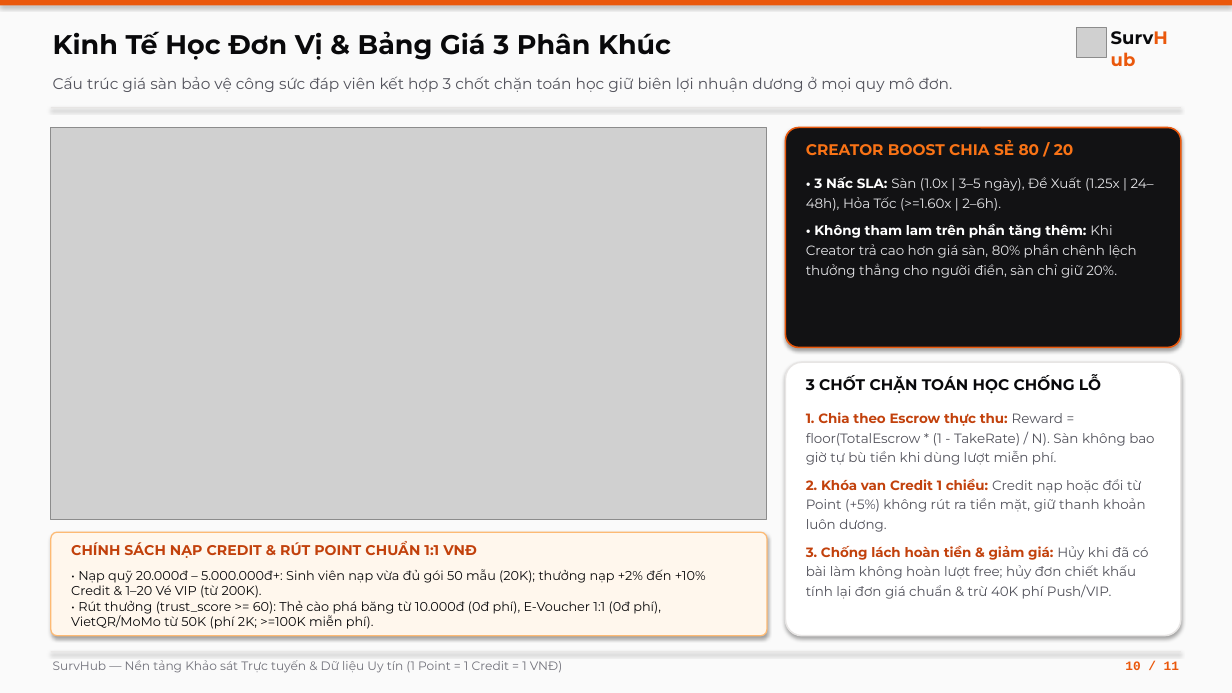
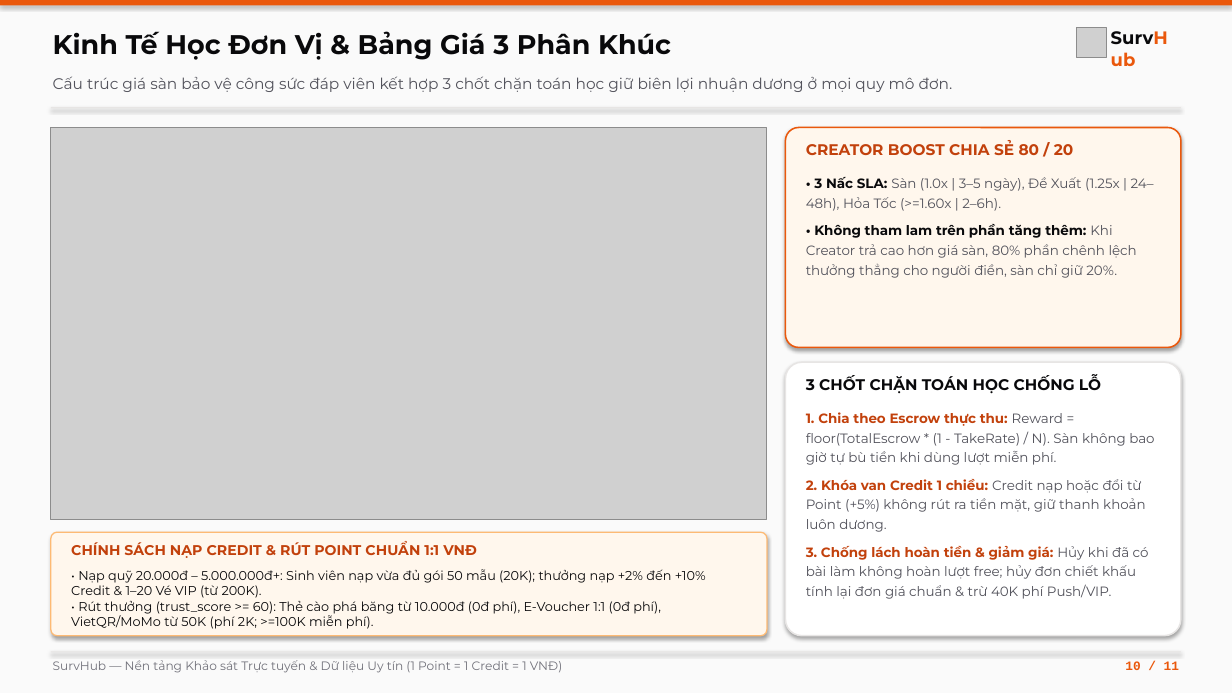
Before and after one commit to trungdzid3/Surv_Hub, a slide deck: slide 10 of docs/SurvHub_Presentation.pptx. Drawn at 1232x693 pixels with LibreOffice and Linux fonts; fonts in the diff are those of the drawing; grey boxes stand for pictures. Boxes give left, top, right and bottom in pixels: in the first picture for what was removed or moved away, otherwise in the second. Text is boxed around its words. In the diff, an @@ line names an element or a change of style, - is before the commit and + after.

Commit message:
style(presentation): unify all 11 slides and BMC to clean light theme

```diff
--- a/docs/SurvHub_Presentation.pptx
+++ b/docs/SurvHub_Presentation.pptx
@@ rounded rectangle at (786, 128, 1181, 348): fill #121214 to #FFF7ED @@
@@ text "CREATOR BOOST CHIA SẺ 80 ..." at (806, 141, 1074, 155): text colour #F97316 to #C2410C @@
@@ text "• 3 Nấc SLA: Sàn ..." at (806, 177, 1154, 278): text colour #FFFFFF to #09090B in "• 3 Nấc SLA:", "• Không tham lam trên phần tăng ..."; text colour #E4E4E7 to #52525B in "Sàn (1.0x | 3–5 ngày), Đề Xuất ...", "Khi Creator trả cao hơn giá sàn, ..." @@
```
Also in this commit, not shown: 8 other slides changed, 3 other files.
